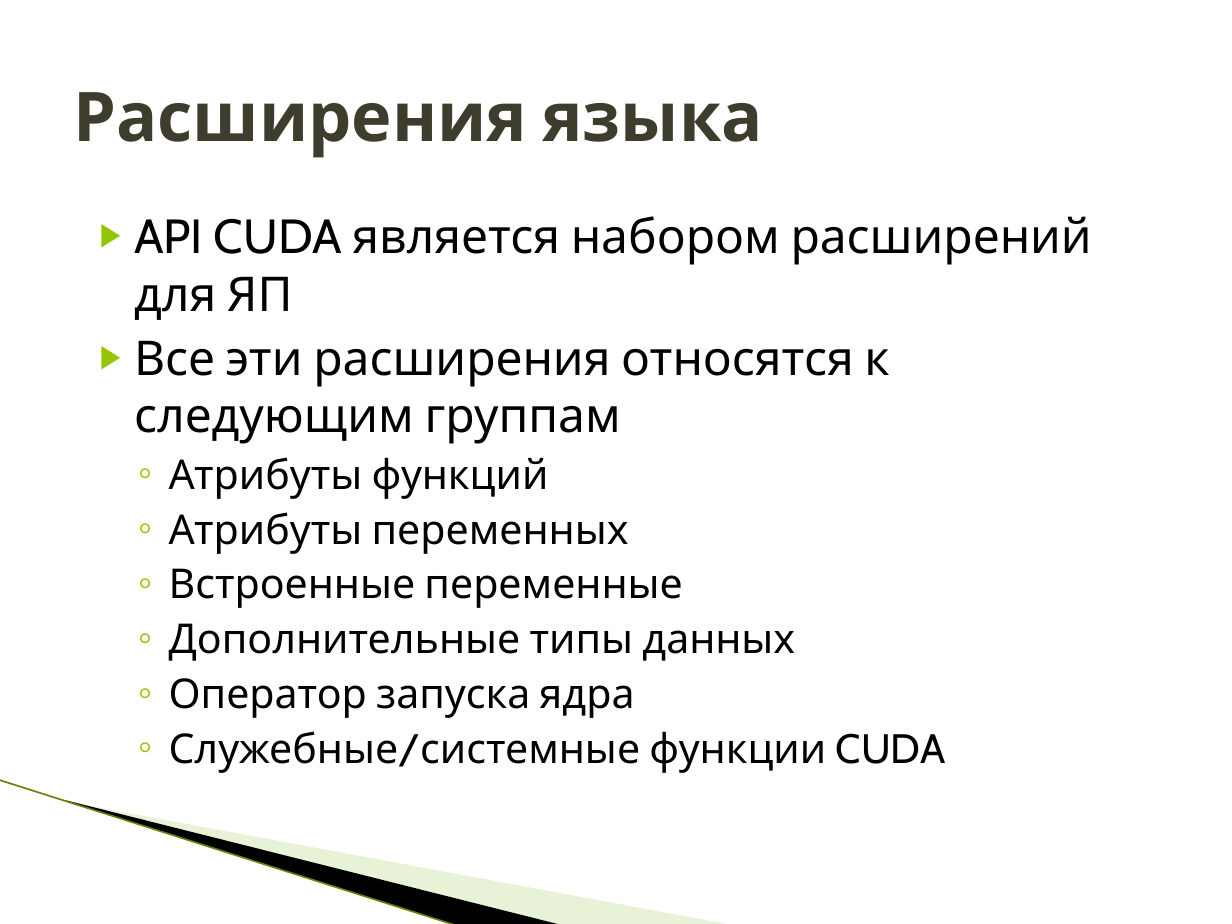
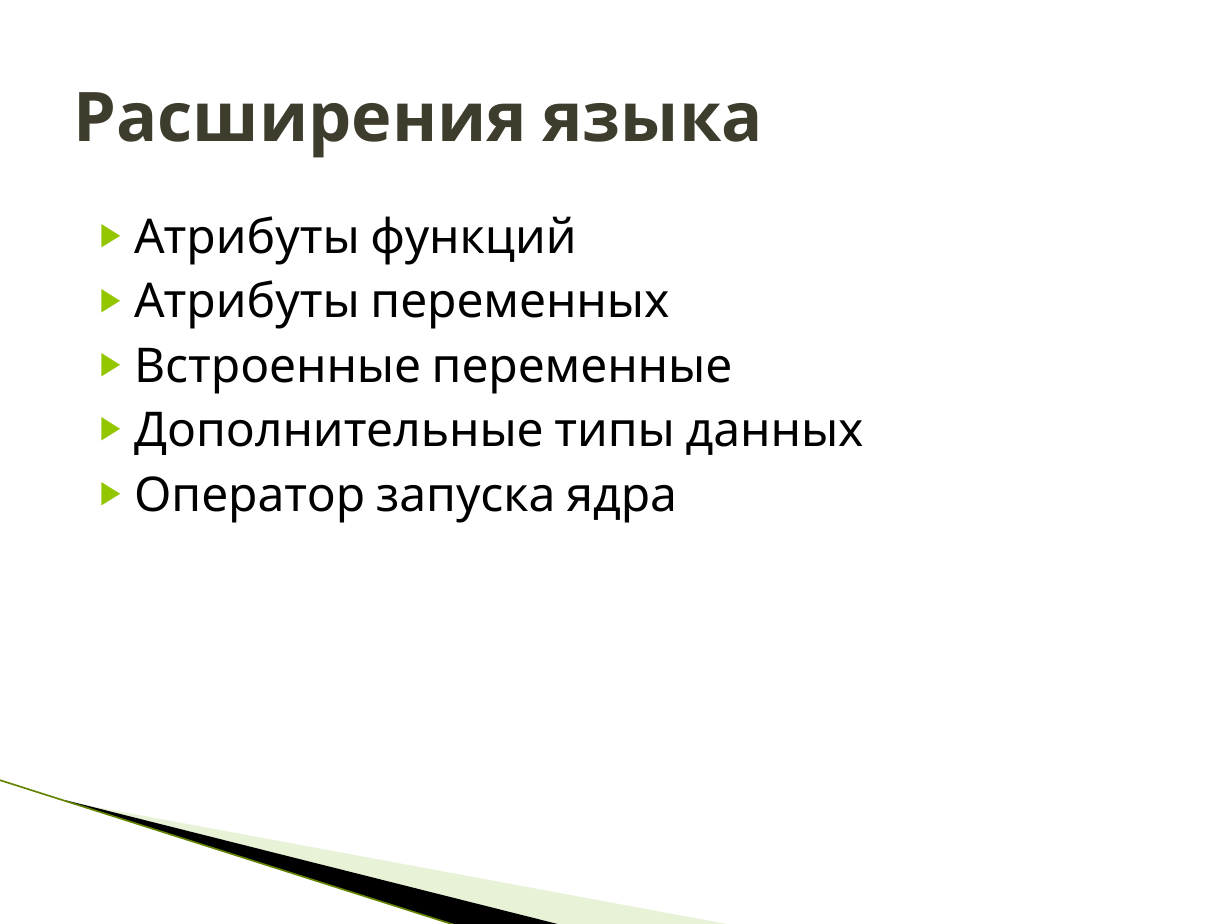
Before and after one commit to HPC-lab-ITIS/CUDA, a slide deck: slide 18 of materials/lec_1/lec_1.pptx (slide 19 before the commit). Drawn at 1232x924 pixels with LibreOffice and Linux fonts; fonts in the diff are those of the drawing; background and template pictures are left out. Boxes give left, top, right and bottom in pixels: in the first picture for what was removed or moved away, otherwise in the second. Text is boxed around its words. In the diff, an @@ line names an element or a change of style, - is before the commit and + after.

```diff
--- a/materials/lec_1/lec_1.pptx
+++ b/materials/lec_1/lec_1.pptx
@@ text "Атрибуты функций" at [134,216,864,523]: size 24 to 28 pt; bullet ◦ to ▶; list level 2 to 1 in "Атрибуты функций"; list level 2 to 1 in "Атрибуты переменных"; list level 2 to 1 in "Встроенные переменные"; list level 2 to 1 in "Дополнительные типы данных"; list level 2 to 1 in "Оператор запуска ядра" @@
@@ text at [134,216,1092,444]: paragraphs removed @@
-▶ API CUDA является набором расширений для ЯП
-▶ Все эти расширения относятся к следующим группам
@@ text at [169,731,946,773]: paragraph removed @@
-  ◦ Служебные/системные функции CUDA
```
Also in this commit, not shown: 21 other slides changed, 9 slides added, 17 slides removed, 6 other files.
